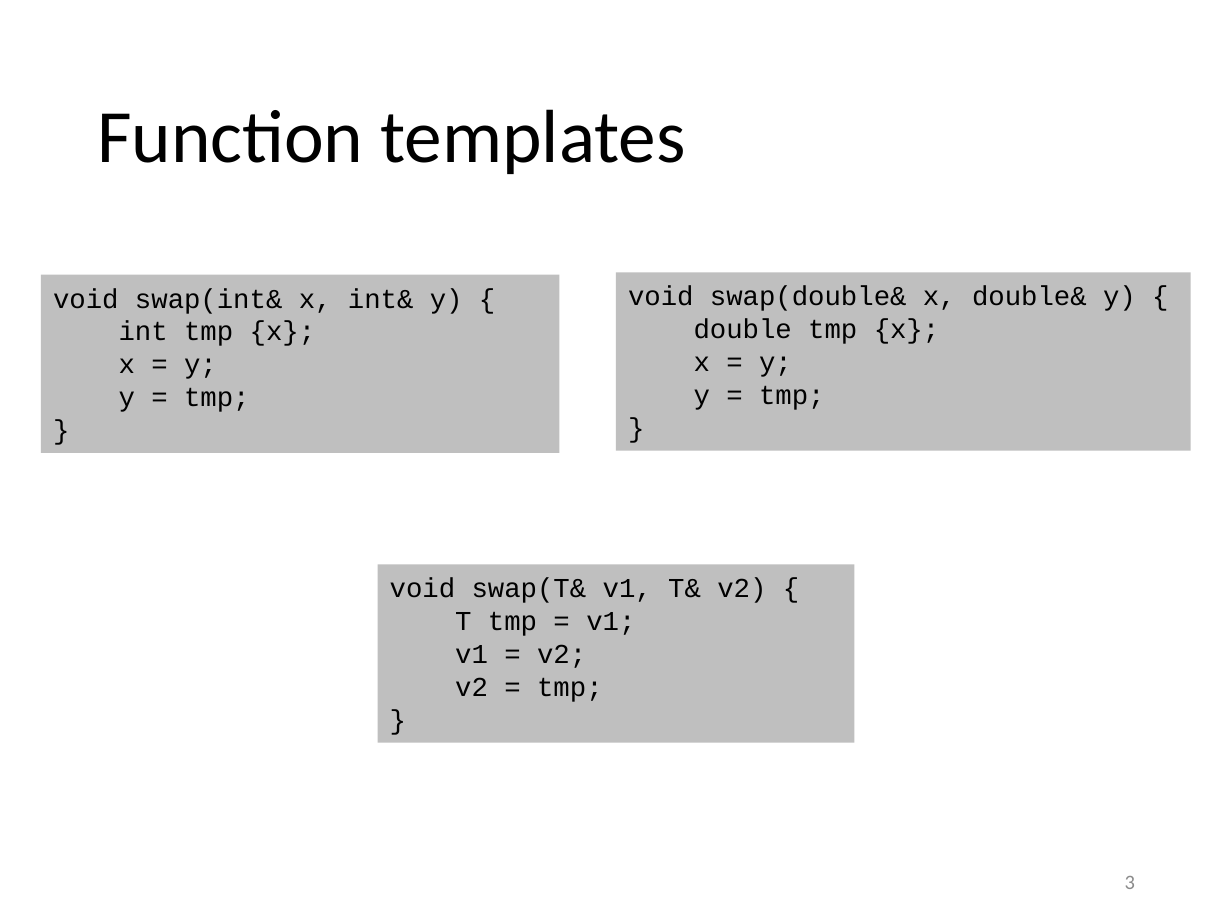
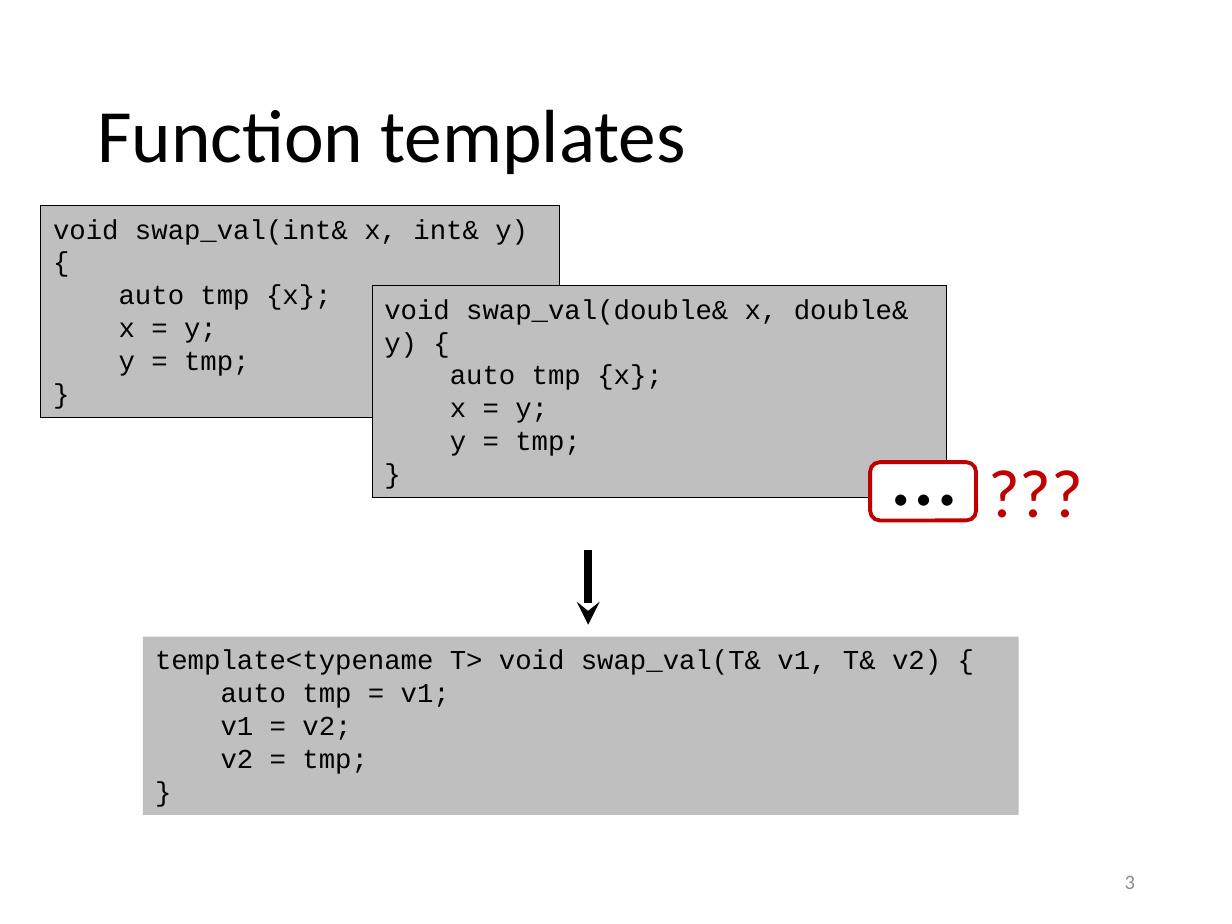
Before and after one commit to gjbex/training-material, a slide deck: slide 3 of CPlusPlus/05_essential_cpp_templates.pptx. Drawn at 1232x924 pixels with LibreOffice and Linux fonts; fonts in the diff are those of the drawing. Boxes give left, top, right and bottom in pixels: in the first picture for what was removed or moved away, otherwise in the second. Text is boxed around its words. In the diff, an @@ line names an element or a change of style, - is before the commit and + after.

Commit message:
Added first example of function template

```diff
--- a/CPlusPlus/05_essential_cpp_templates.pptx
+++ b/CPlusPlus/05_essential_cpp_templates.pptx
@@ rectangle "void swap_val(int& x, int& y) ...": place and size @@
-rectangle "void swap_val(int& x, int& y) ..." at [41,275,559,453]
+rectangle "void swap_val(int& x, int& y) ..." at [41,206,559,418]
@@ rectangle "void swap_val(int& x, int& y) ..." at [41,206,559,418]: outline none to #000000 0.75 pt @@
@@ text in rectangle at [53,219,528,310]: text changed @@
-void swap(int& x, int& y) {
-int tmp {x};
+void swap_val(int& x, int& y) {
+auto tmp {x};
@@ rectangle "void swap_val(double& x, double& y) ..." at [372,286,946,498]: outline none to #000000 0.75 pt @@
@@ rectangle "void swap_val(double& x, double& y) ...": place and size @@
-rectangle "void swap_val(double& x, double& y) ..." at [616,272,1190,451]
+rectangle "void swap_val(double& x, double& y) ..." at [372,286,946,498]
@@ text in rectangle at [384,299,909,390]: text changed @@
-void swap(double& x, double& y) {
-double tmp {x};
+void swap_val(double& x, double& y) {
+auto tmp {x};
@@ text added at [880,407,968,531], 54 pt, text #000000 @@
+…
@@ text added at [976,444,1096,538], 40 pt, text #C00000 @@
+???
@@ rounded rectangle added at [870,462,976,520], fill #FFFFFF, outline #C00000 2.25 pt @@
@@ arrow added from (588, 549) to (588, 625), #000000 4.5 pt @@
@@ rectangle "template<typename T> void swap_val(T& v1, ...": place and size @@
-rectangle "template<typename T> void swap_val(T& v1, ..." at [378,564,855,743]
+rectangle "template<typename T> void swap_val(T& v1, ..." at [143,637,1019,816]
@@ text in rectangle at [155,650,941,708]: text changed @@
-void swap(T& v1, T& v2) {
-T tmp = v1;
+template<typename T> void swap_val(T& v1, T& v2) {
+auto tmp = v1;
```
